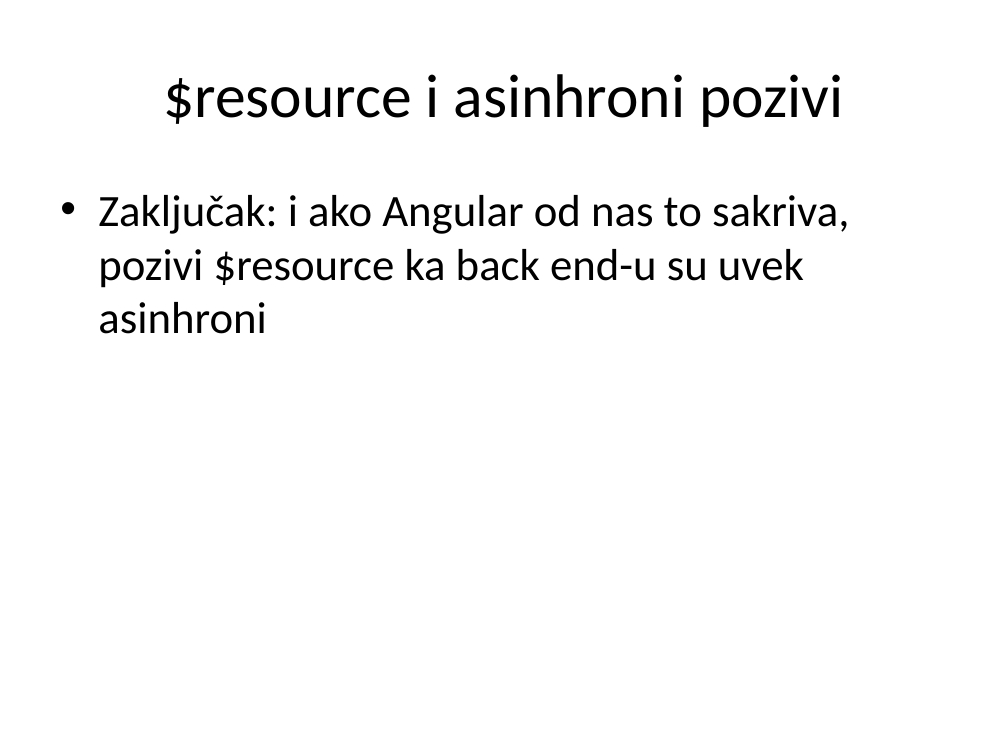
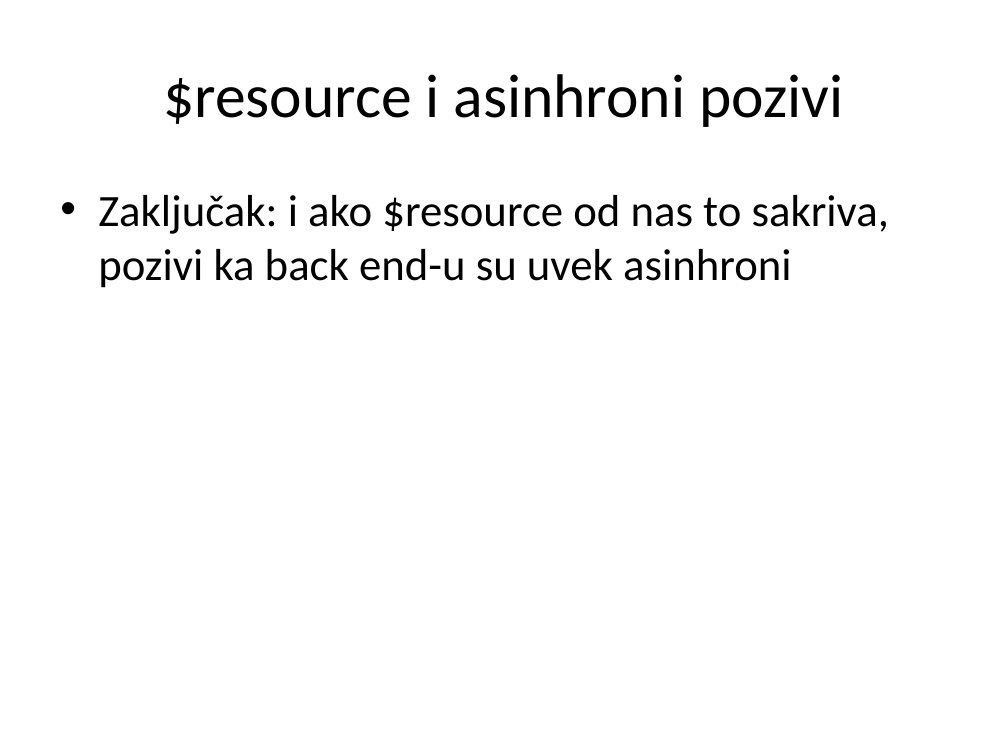
Before and after one commit to Cobrijani/2016, a slide deck: slide 38 of AngularJS/03_RESTPozivi/03 REST Pozivi.pptx (slide 37 before the commit). Drawn at 1008x756 pixels with LibreOffice and Linux fonts; fonts in the diff are those of the drawing. Boxes give left, top, right and bottom in pixels: in the first picture for what was removed or moved away, otherwise in the second. Text is boxed around its words. In the diff, an @@ line names an element or a change of style, - is before the commit and + after.

```diff
--- a/AngularJS/03_RESTPozivi/03 REST Pozivi.pptx
+++ b/AngularJS/03_RESTPozivi/03 REST Pozivi.pptx
@@ text at [98,195,889,288]: text changed @@
-• Zaključak: i ako Angular od nas to sakriva, pozivi $resource ka back end-u su uvek asinhroni
+• Zaključak: i ako $resource od nas to sakriva, pozivi ka back end-u su uvek asinhroni
```
Also in this commit, not shown: 26 other slides changed, 43 other files.
